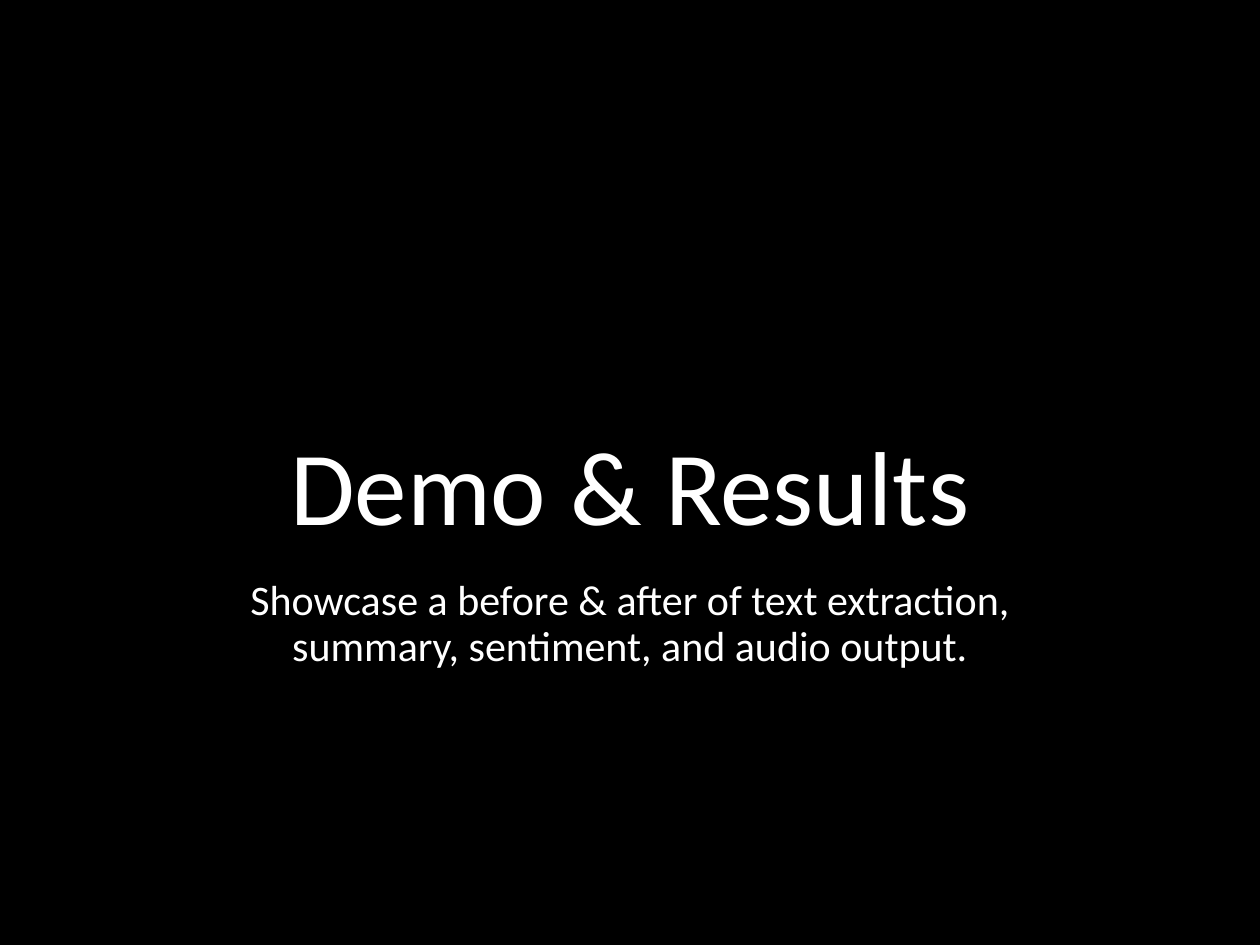
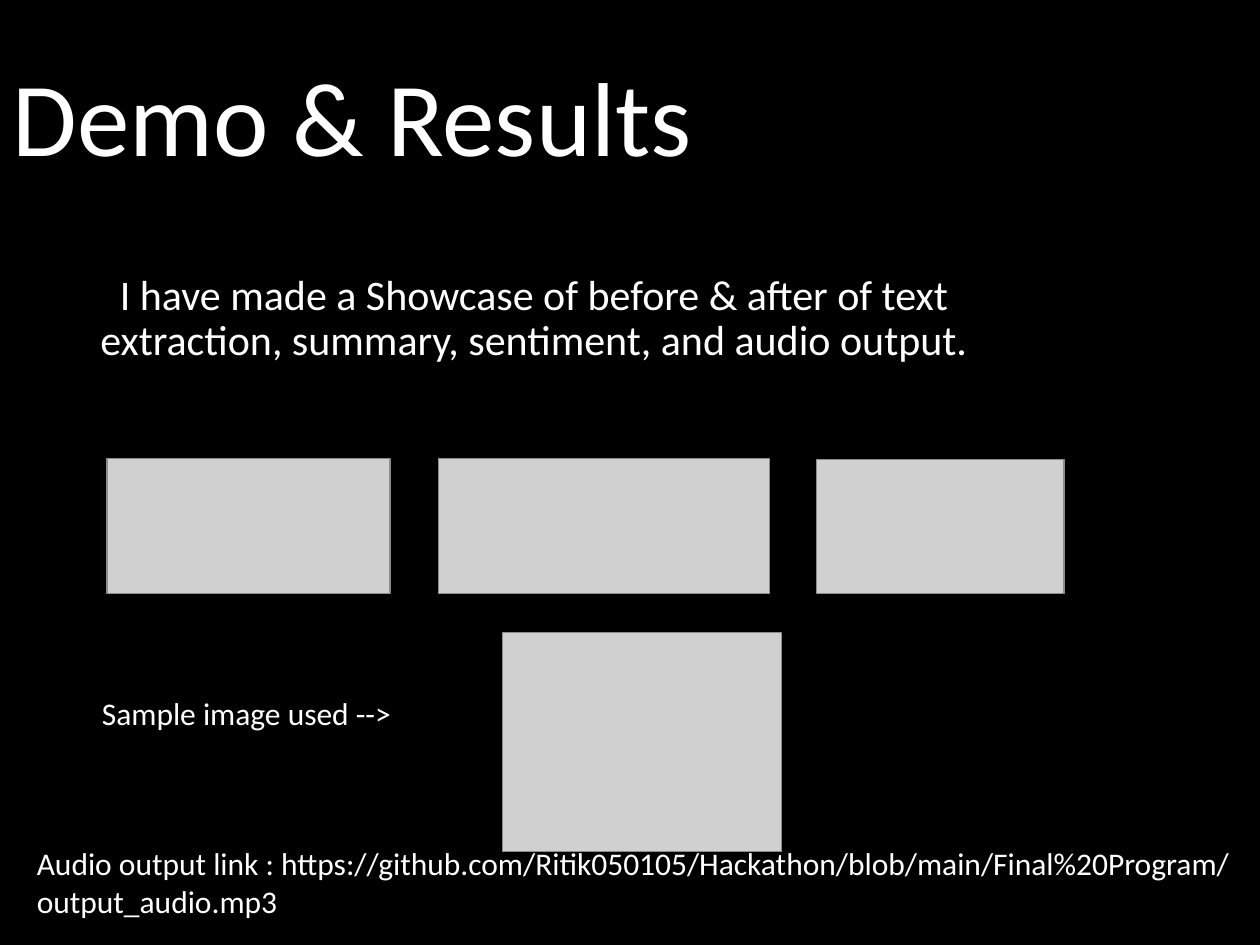
Before and after one commit to Ritik050105/Hackathon, a slide deck: slide 8 of Hackathon Presentation.pptx. Drawn at 1260x945 pixels with LibreOffice and Linux fonts; fonts in the diff are those of the drawing; grey boxes stand for pictures; background and template pictures are left out. Boxes give left, top, right and bottom in pixels: in the first picture for what was removed or moved away, otherwise in the second. Text is boxed around its words. In the diff, an @@ line names an element or a change of style, - is before the commit and + after.

```diff
--- a/Hackathon Presentation.pptx
+++ b/Hackathon Presentation.pptx
@@ title "Demo & Results": place and size @@
-title "Demo & Results" at <box>290,452,969,526</box>
+title "Demo & Results" at <box>13,83,692,157</box>
@@ text at <box>100,280,967,362</box>: text changed @@
-Showcase a before & after of text extraction, summary, sentiment, and audio output.
+I have made a Showcase of before & after of text extraction, summary, sentiment, and audio output.
@@ picture added at <box>107,459,391,593</box> @@
@@ picture added at <box>438,459,770,593</box> @@
@@ picture added at <box>816,460,1063,595</box> @@
@@ picture added at <box>503,633,781,852</box> @@
@@ text added at <box>102,703,349,731</box>, 18 pt, text #FFFFFF @@
+Sample image used -->
@@ text added at <box>37,849,1229,918</box>, 18 pt, text #FFFFFF @@
+Audio output link : https://github.com/Ritik050105/Hackathon/blob/main/Final%20Program/output_audio.mp3
```
Also in this commit, not shown: 1 other slide changed.
